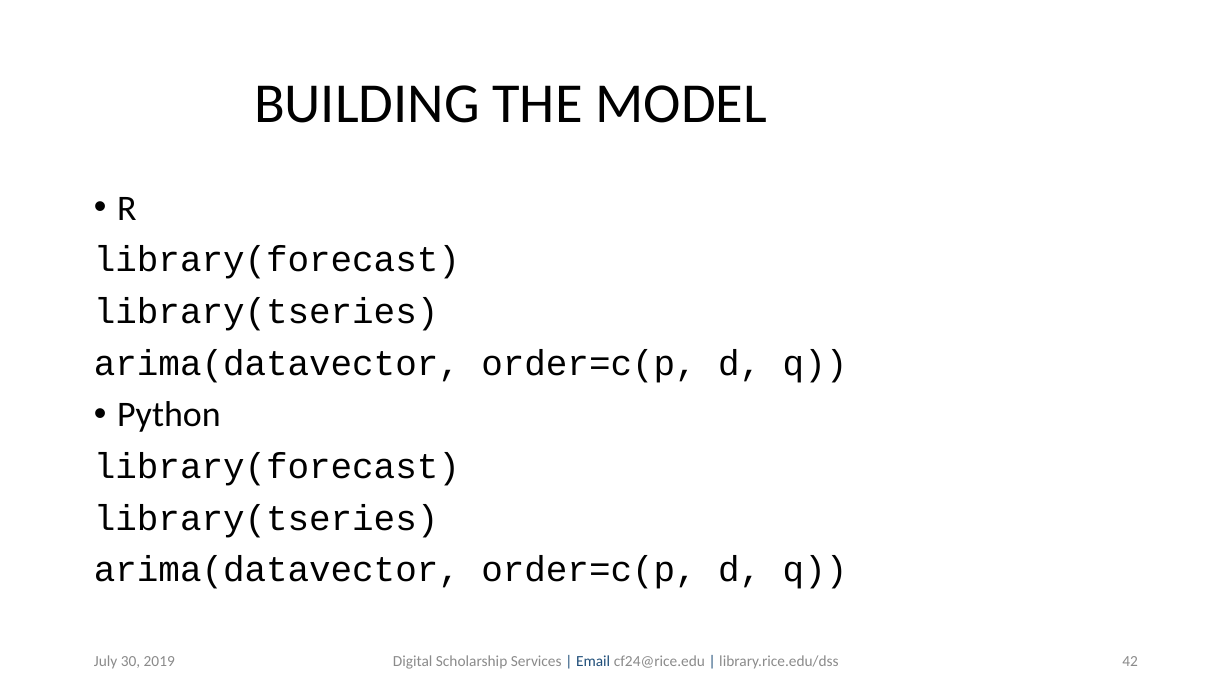
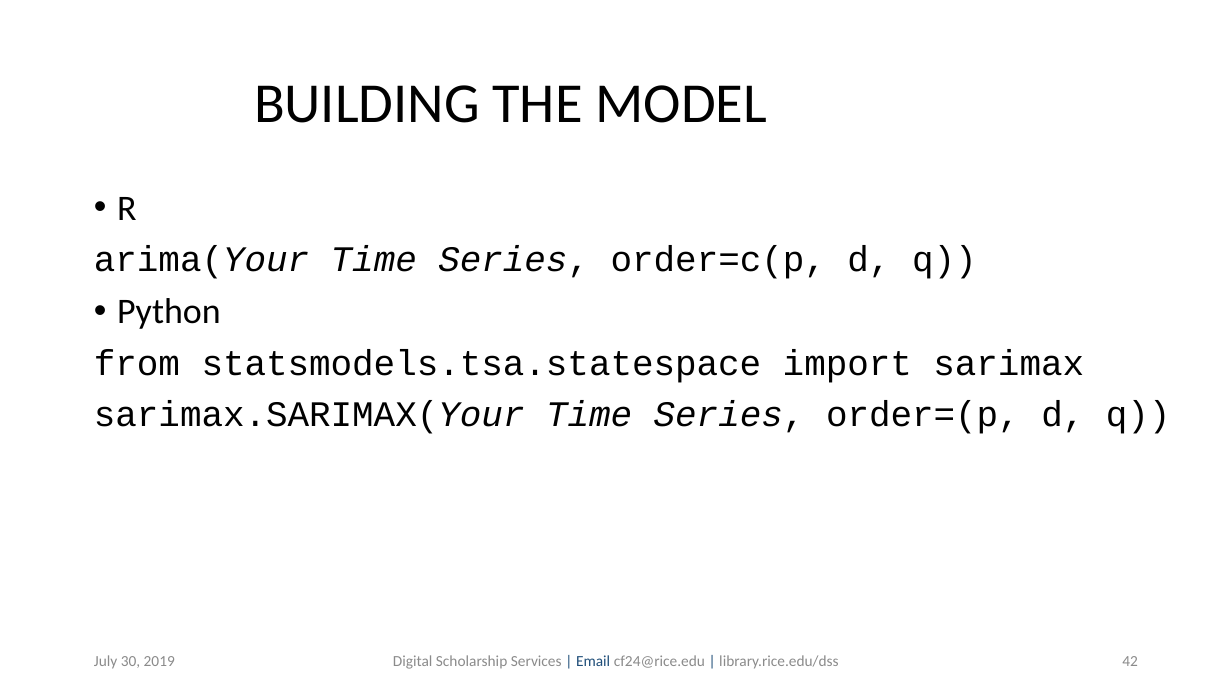
Before and after one commit to bakitybacon/rice-data-and-donuts, a slide deck: slide 42 of tsa/Introduction to Time Series Analysis.pptx. Drawn at 1232x693 pixels with LibreOffice and Linux fonts; fonts in the diff are those of the drawing; background and template pictures are left out. Boxes give left, top, right and bottom in pixels: in the first picture for what was removed or moved away, otherwise in the second. Text is boxed around its words. In the diff, an @@ line names an element or a change of style, - is before the commit and + after.

```diff
--- a/tsa/Introduction to Time Series Analysis.pptx
+++ b/tsa/Introduction to Time Series Analysis.pptx
@@ text at [94, 246, 977, 279]: text changed @@
-library(forecast)
-library(tseries)
-arima(datavector, order=c(p, d, q))
+arima(Your Time Series, order=c(p, d, q))
@@ text at [94, 349, 1171, 434]: text changed @@
-library(forecast)
-library(tseries)
-arima(datavector, order=c(p, d, q))
+from statsmodels.tsa.statespace import sarimax
+sarimax.SARIMAX(Your Time Series, order=(p, d, q))
```
Also in this commit, not shown: 3 other slides changed, 6 slides added.
